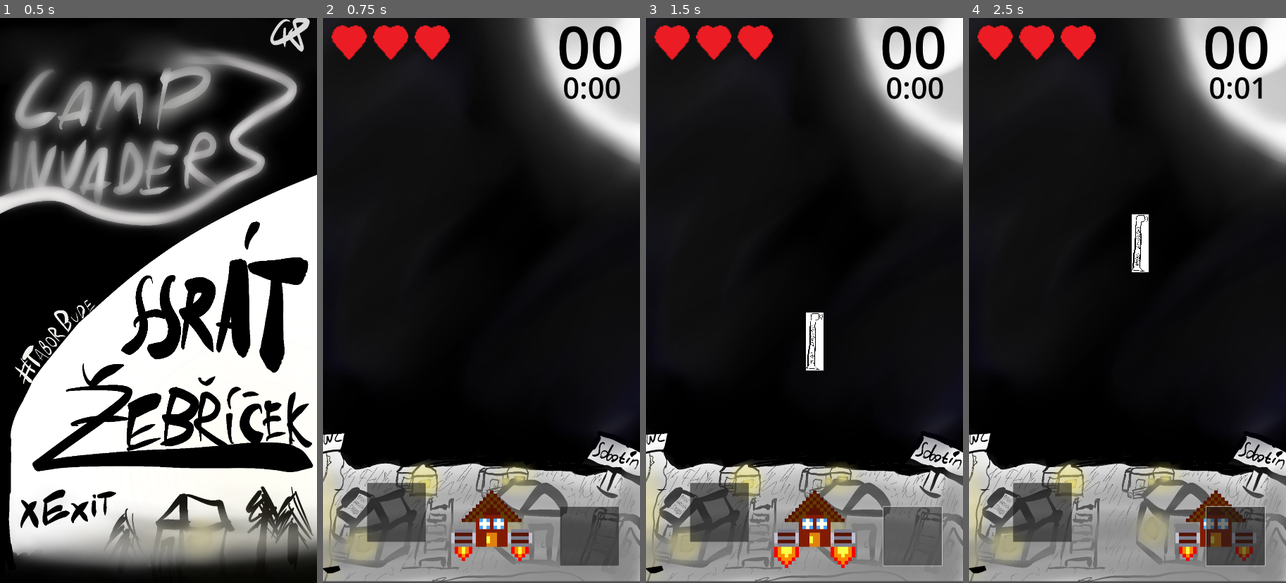
Above: before the commit, frames 1-4 (left to right).
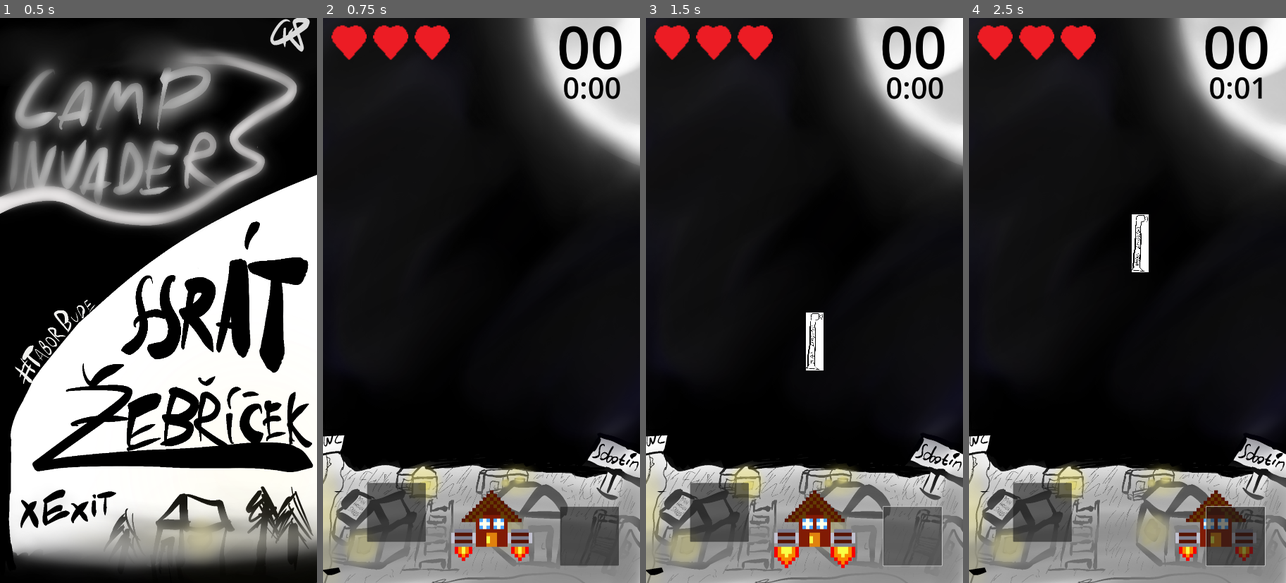
Above: after the commit, the same moments.

Repository: Honzapkcz/camp-invaders
Game: Godot game, scene res://Scenes/main_menu.tscn
Two runs of this game, one before a commit and one after it. Both use one fixed random seed, a clock stepped at 60 frames per second and the inputs below.
Inputs (mouse positions are in pixels of both pictures, inside the frame that each line leads up to):
- Up to frame 1 (0.5 s): no input
- Up to frame 2 (0.75 s): click (481, 300) at 0.5 s
- Up to frame 3 (1.5 s): click (912, 537) at 1.25 s
- Up to frame 4 (2.5 s): move the mouse to (1197, 272) at 2.02 s; hold Right (Right) from 2.03 s (still down); tap Space (Fire) at 2.1 s; click (1197, 272) at 2.17 s

Frame 1 is identical in both runs. In frame 2, 3.9% of the frame differs, in the area x 0-100%, y 73-100%; in frame 3, 3.9%; in frame 4, 4.0%.

Commit message:
main.game.tscn: Background image not properly positioned

Diff:
--- a/src/Scenes/main_game.tscn
+++ b/src/Scenes/main_game.tscn
@@ -14,7 +14,7 @@
 script = ExtResource("1_k3vrd")
 
 [node name="FullBackground" type="Sprite2D" parent="."]
-position = Vector2(540, 954)
+position = Vector2(540, 960)
 texture = ExtResource("2_ygxef")
 
 [node name="Player" parent="." instance=ExtResource("1_yl408")]
